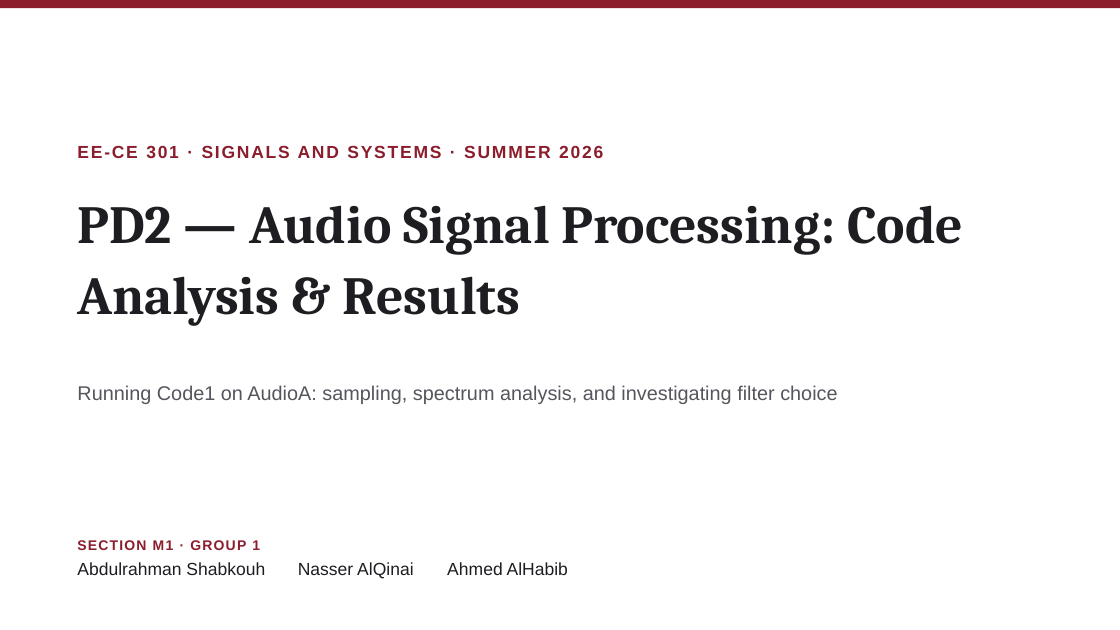
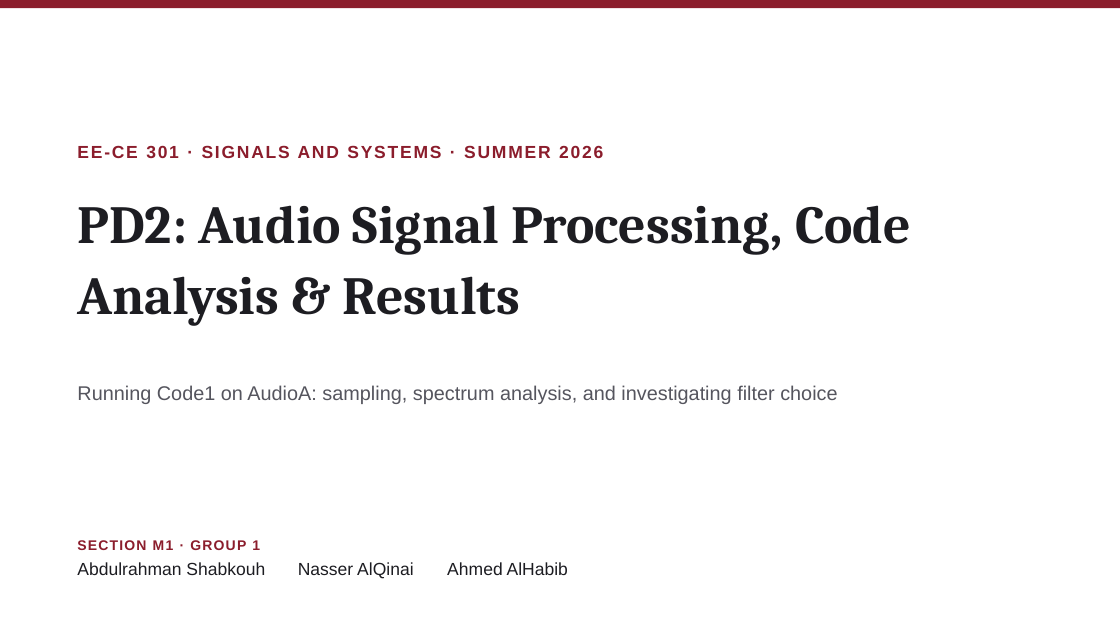
Before and after one commit to Nauseouswave/CODED, a slide deck: slide 1 of matlab/audio-analysis/PD2_SectionM1_Group1.pptx. Drawn at 1120x630 pixels with LibreOffice and Linux fonts; fonts in the diff are those of the drawing. Boxes give left, top, right and bottom in pixels: in the first picture for what was removed or moved away, otherwise in the second. Text is boxed around its words. In the diff, an @@ line names an element or a change of style, - is before the commit and + after.

```diff
--- a/matlab/audio-analysis/PD2_SectionM1_Group1.pptx
+++ b/matlab/audio-analysis/PD2_SectionM1_Group1.pptx
@@ text at [77,205,911,326]: text changed @@
-PD2 — Audio Signal Processing: Code Analysis & Results
+PD2: Audio Signal Processing, Code Analysis & Results
```
Also in this commit, not shown: 10 other slides changed.
